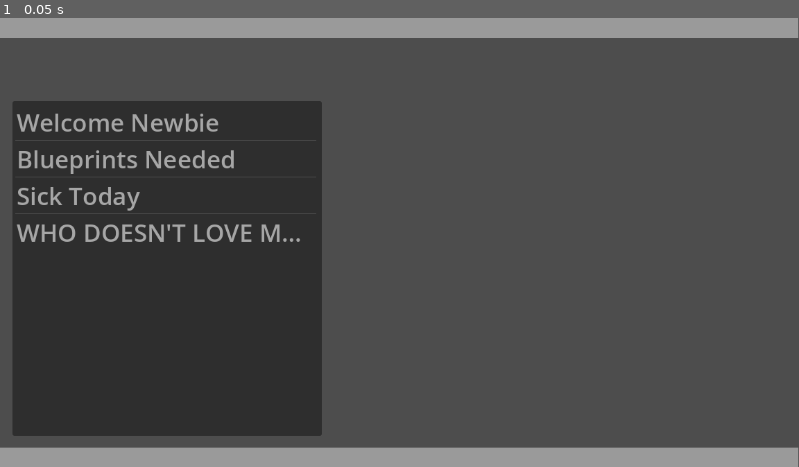
Above: before the commit, frame 1.
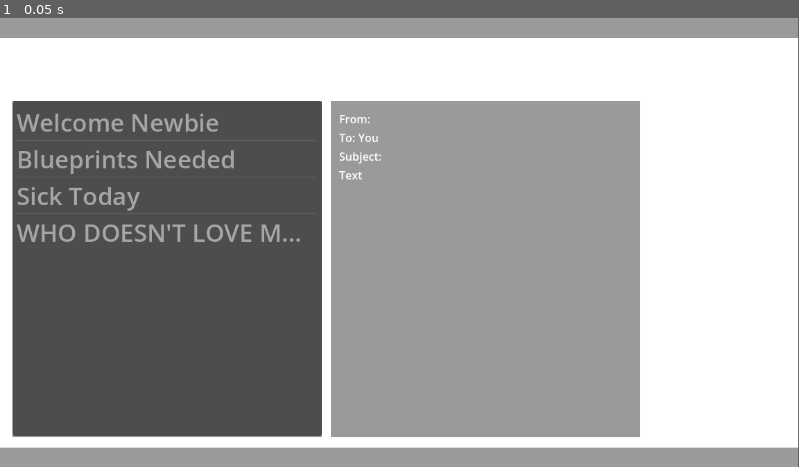
Above: after the commit, the same moment.

Repository: SeanGreeley/2025-Chillennium-Drury
Game: Godot game, scene res://scenes/GameMain.tscn
The game is run twice, just before and just after one commit, with the same random seed, the same clock (stepped at 60 frames per second) and the same inputs. The project has no main scene, so this scene is started directly.
Inputs:
- Up to frame 1 (0.05 s): no input

The runs differ from the first frame. In frame 1, 90% of the frame differs, in the area x 0-100%, y 4-96%.

Commit message:
Building email viewer

Diff:
--- a/scenes/GameMain.tscn
+++ b/scenes/GameMain.tscn
@@ -7,11 +7,17 @@
 anchors_preset = 0
 script = ExtResource("1_3swdg")
 
-[node name="ColorRect" type="ColorRect" parent="."]
-visible = false
+[node name="EmailBackground" type="ColorRect" parent="."]
 layout_mode = 0
 offset_right = 1151.0
 offset_bottom = 649.0
+
+[node name="ItemListBackground" type="ColorRect" parent="."]
+offset_left = 18.0
+offset_top = 120.0
+offset_right = 464.0
+offset_bottom = 605.0
+color = Color(0.605274, 0.605274, 0.605274, 1)
 
 [node name="ItemList" type="ItemList" parent="."]
 layout_mode = 0
@@ -23,21 +29,49 @@
 theme_override_font_sizes/font_size = 35
 allow_search = false
 
+[node name="VBoxBackground" type="ColorRect" parent="."]
+offset_left = 477.0
+offset_top = 120.0
+offset_right = 923.0
+offset_bottom = 605.0
+color = Color(0.605274, 0.605274, 0.605274, 1)
+
 [node name="VBoxContainer" type="VBoxContainer" parent="."]
 layout_mode = 0
 offset_left = 489.0
-offset_top = 122.0
-offset_right = 908.0
+offset_top = 134.0
+offset_right = 907.0
 offset_bottom = 510.0
 tooltip_text = "Email View Box: After clicking on an email to the left, the email will show up here."
 
-[node name="ColorRect2" type="ColorRect" parent="."]
+[node name="From" type="Label" parent="VBoxContainer"]
+layout_mode = 2
+text = "From: "
+
+[node name="To You" type="Label" parent="VBoxContainer"]
+layout_mode = 2
+text = "To: You"
+
+[node name="Subject" type="Label" parent="VBoxContainer"]
+layout_mode = 2
+text = "Subject:"
+
+[node name="Text" type="Label" parent="VBoxContainer"]
+layout_mode = 2
+text = "Text"
+
+[node name="Links" type="Label" parent="VBoxContainer"]
+layout_mode = 2
+
+[node name="BottomBar" type="ColorRect" parent="."]
+layout_mode = 0
 offset_top = 620.0
 offset_right = 1151.0
 offset_bottom = 649.0
 color = Color(0.605274, 0.605274, 0.605274, 1)
 
-[node name="ColorRect3" type="ColorRect" parent="."]
+[node name="TopBar" type="ColorRect" parent="."]
+layout_mode = 0
 offset_right = 1151.0
 offset_bottom = 29.0
 color = Color(0.605274, 0.605274, 0.605274, 1)
--- a/scripts/EmailController.gd
+++ b/scripts/EmailController.gd
@@ -1,13 +1,13 @@
 extends Control
 
-var Opener = {"name"="Stephen Careers", "header"="Welcome Newbie", "subject"="Hello World", "links"=null}
+var Opener = {"name"="Stephen Careers", "subject"="Welcome Newbie", "text"="Hello World", "links"=null}
 var mail = Global.emails
 
 # Called when the node enters the scene tree for the first time.
 func _ready() -> void:
-	$ItemList.add_item(Opener["header"])
-	$ItemList.add_item(mail[0]["header"])
-	$ItemList.add_item(mail[1]["header"])
+	$ItemList.add_item(Opener["subject"])
+	$ItemList.add_item(mail[0]["subject"])
+	$ItemList.add_item(mail[1]["subject"])
 	$ItemList.add_item("WHO DOESN'T LOVE MONEY?")
 
 
--- a/scripts/Global.gd
+++ b/scripts/Global.gd
@@ -1,6 +1,6 @@
 extends Node
 var emails = [
-	{"name"="Winston Digs", "header"="Blueprints Needed", "subject"="Bathroom", "links"=null},
-	{"name"="Katherine McGill", "header"="Sick Today", "subject"="Sickness", "links"=null},
-	{"name"="Richie Rich", "header"="WHO DOESN'T LOVE MONEY?", "subject"="Scammer get Scammed", "links"=null}
+	{"name"="Winston Digs", "subject"="Blueprints Needed", "text"="Bathroom", "links"=null},
+	{"name"="Katherine McGill", "subject"="Sick Today", "text"="Sickness", "links"=null},
+	{"name"="Richie Rich", "subject"="WHO DOESN'T LOVE MONEY?", "text"="Scammer get Scammed", "links"=null}
 ]
